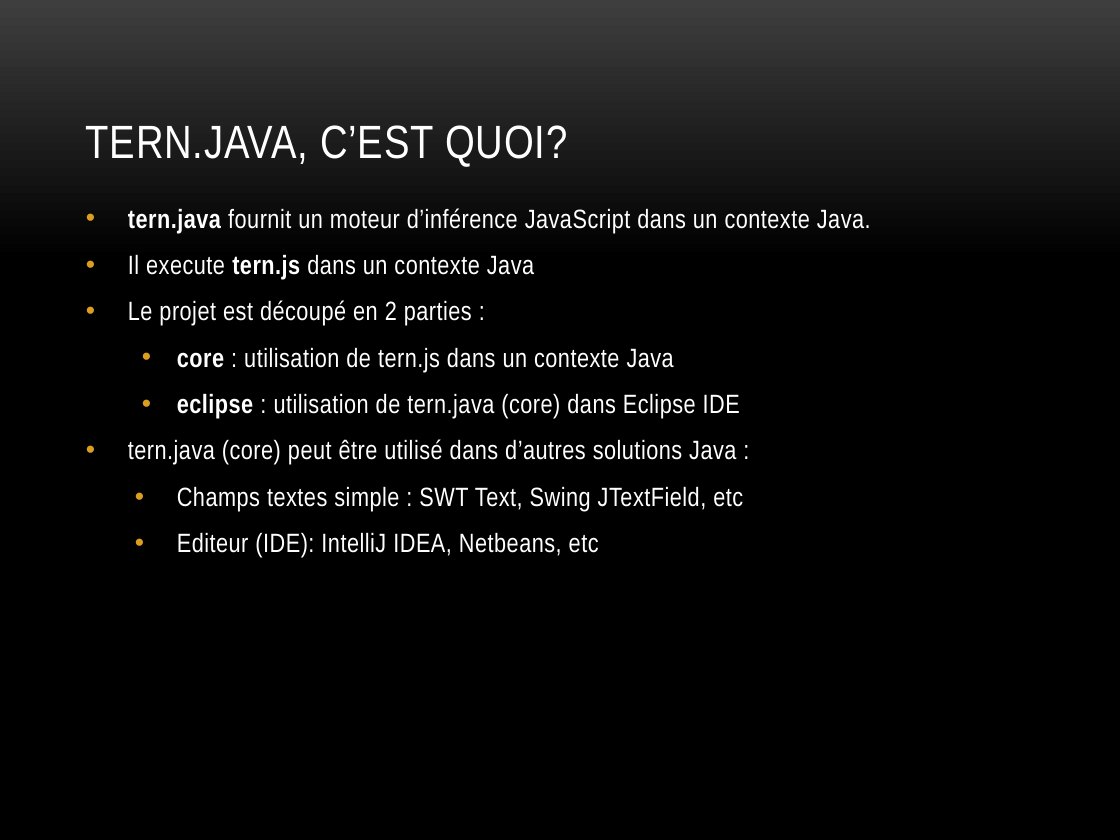
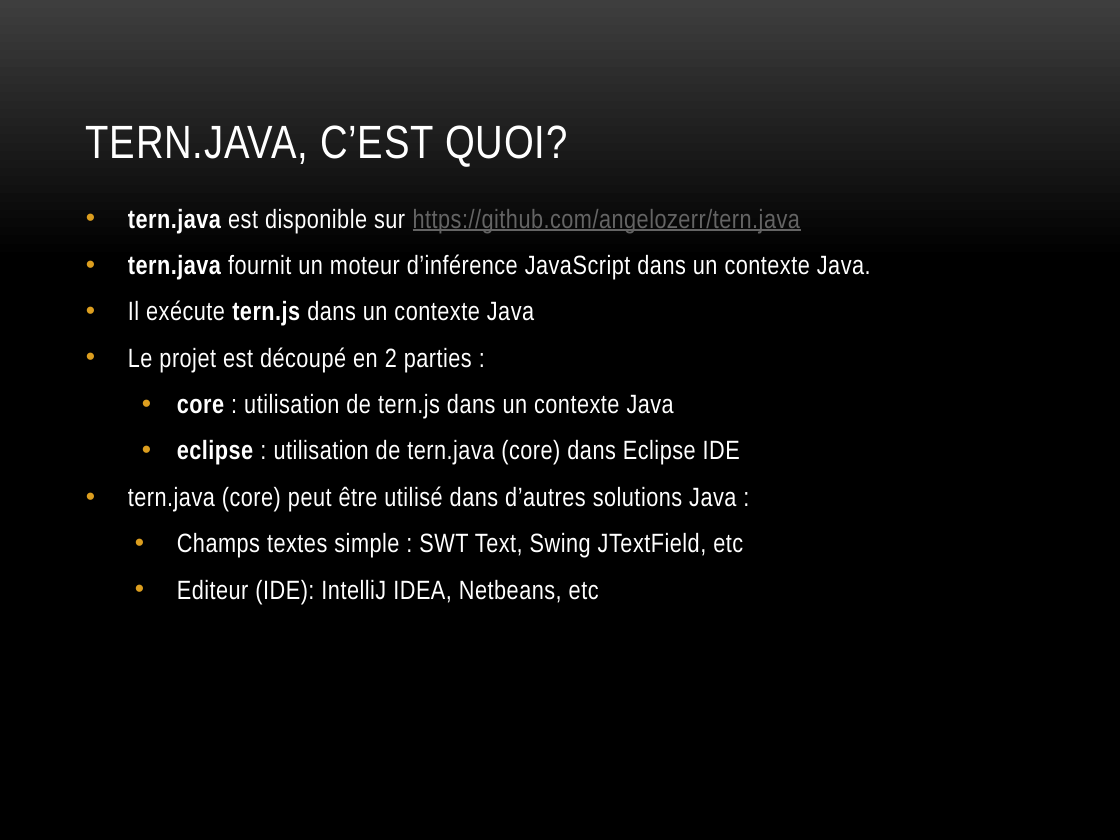
Before and after one commit to angelozerr/tern.java, a slide deck: slide 10 of docs/tern.java_fr.pptx. Drawn at 1120x840 pixels with LibreOffice and Linux fonts; fonts in the diff are those of the drawing; background and template pictures are left out. Boxes give left, top, right and bottom in pixels: in the first picture for what was removed or moved away, otherwise in the second. Text is boxed around its words. In the diff, an @@ line names an element or a change of style, - is before the commit and + after.

```diff
--- a/docs/tern.java_fr.pptx
+++ b/docs/tern.java_fr.pptx
@@ text at (128, 208, 800, 233): paragraph added @@
+• tern.java est disponible sur https://github.com/angelozerr/tern.java
@@ text at (128, 300, 534, 325): text changed @@
-• Il execute tern.js dans un contexte Java
+• Il exécute tern.js dans un contexte Java
```
Also in this commit, not shown: 4 other slides changed, 3 slides added.
